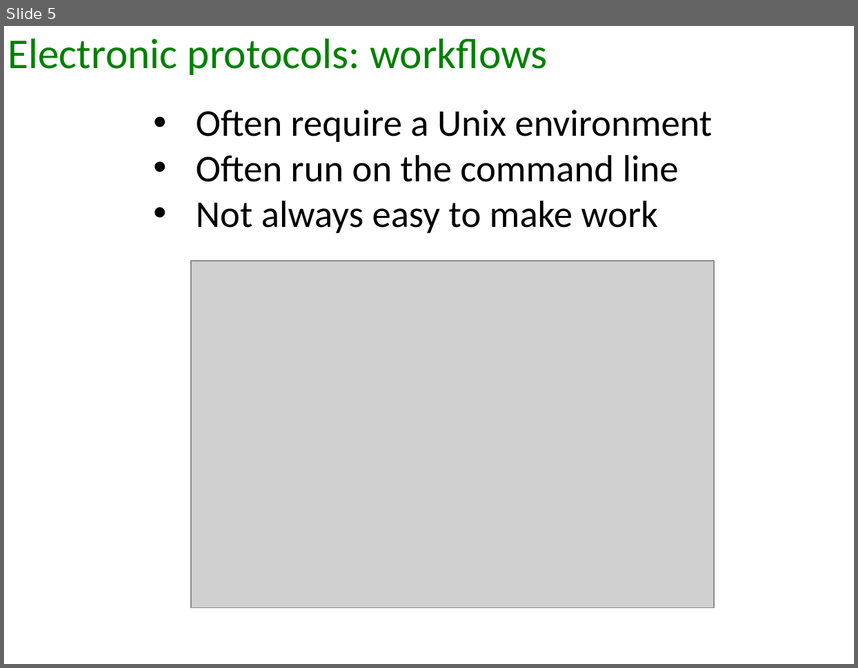
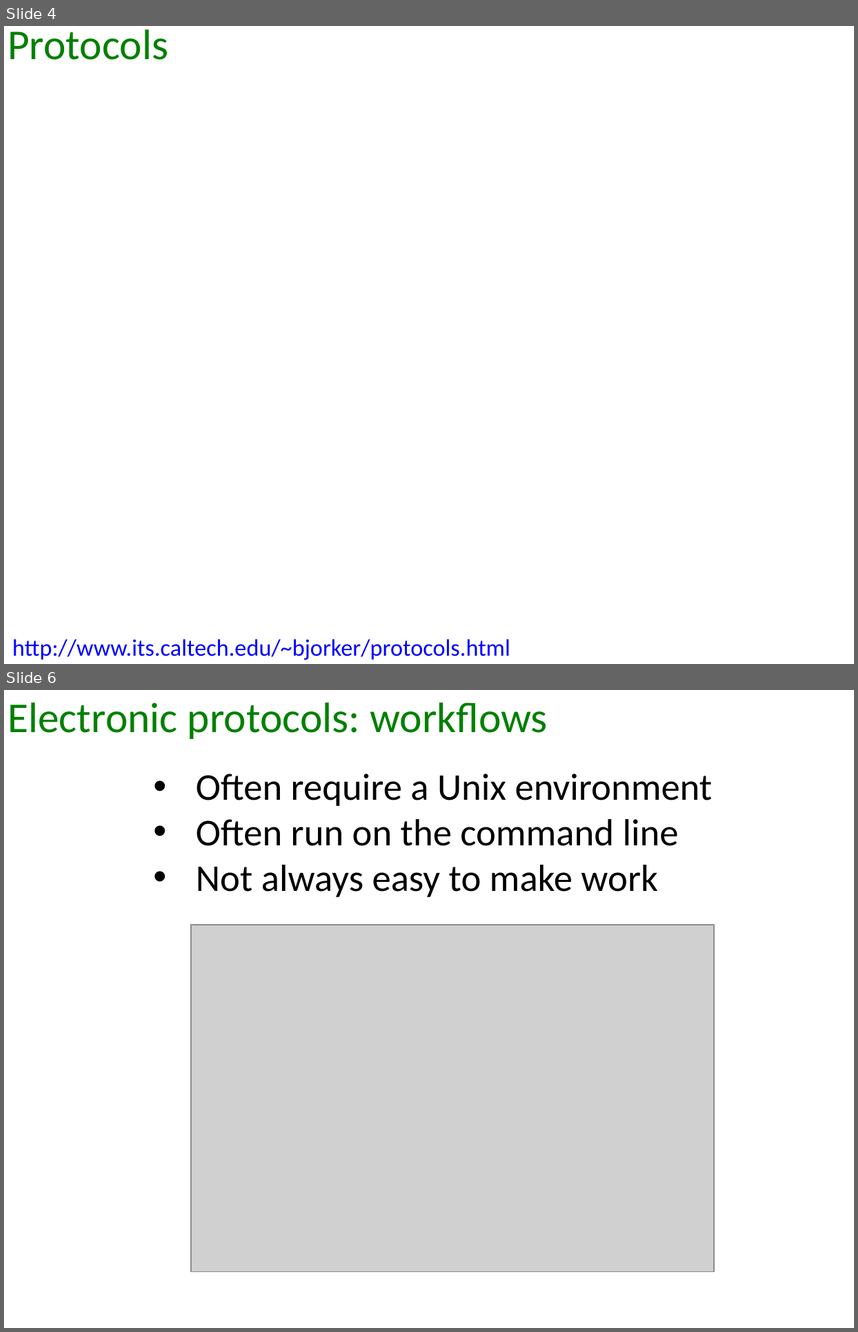
Before and after one commit to deannachurch/BHSC_Bioinformatics, a slide deck: 2014_07_23/DataManagement.pptx. Shown one above the other, each under a label of ours: slide 5 before the commit, slides 4 and 6 after it; the slides between them are not shown. The pictures are 858x668 and 858x1332 pixels, drawn with LibreOffice and Linux fonts; fonts in the diff are those of the drawing; grey boxes stand for pictures; background and template pictures are left out. Boxes give left, top, right and bottom in pixels: in the first picture for what was removed or moved away, otherwise in the second. Text is boxed around its words. In the diff, an @@ line names an element or a change of style, - is before the commit and + after.

```diff
--- a/2014_07_23/DataManagement.pptx
+++ b/2014_07_23/DataManagement.pptx
@@ slide 4 added at [4, 26, 854, 664], background picture (left out) @@
@@ text added at [7, 29, 168, 60], 36 pt, text #008000 @@
+Protocols
@@ text added at [12, 639, 510, 659], 20 pt, text #0000FF @@
+http://www.its.caltech.edu/~bjorker/protocols.html
@@ what was slide 5 is now slide 6 @@
```
Also in this commit, not shown: 2 slides changed, 1 other slide added, 23 other files.
